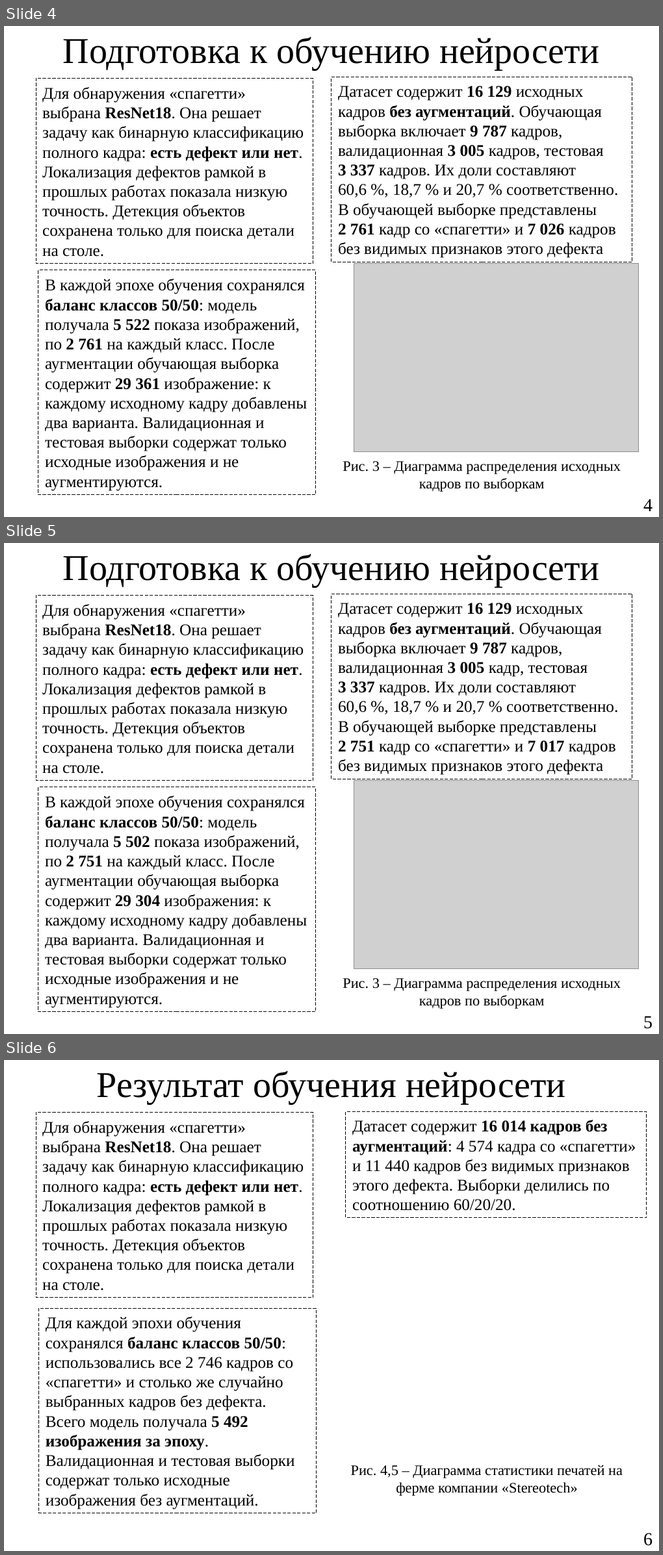
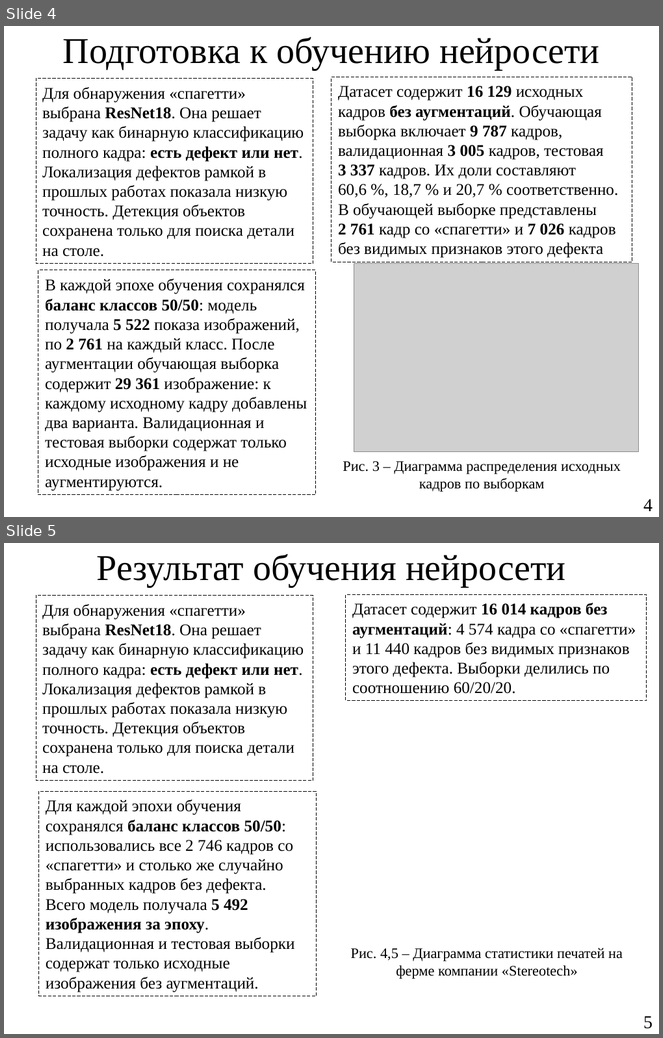
Before and after one commit to Yawllen/Nir2, a slide deck: presentation/NIR2_slide01_v2.pptx. Shown one above the other, each under a label of ours: slides 4, 5 and 6 before the commit, slides 4 and 5 after it. The pictures are 663x1555 and 663x1038 pixels, drawn with LibreOffice and Linux fonts; fonts in the diff are those of the drawing; grey boxes stand for pictures. Boxes give left, top, right and bottom in pixels: in the first picture for what was removed or moved away, otherwise in the second. Text is boxed around its words. In the diff, an @@ line names an element or a change of style, - is before the commit and + after.

```diff
--- a/presentation/NIR2_slide01_v2.pptx
+++ b/presentation/NIR2_slide01_v2.pptx
@@ slide 5 removed at [4,543,659,1034], background #FFFFFF @@
@@ title removed at [63,554,600,587] @@
-Подготовка к обучению нейросети
@@ rectangle removed at [36,596,313,781] @@
-Для обнаружения «спагетти» выбрана ResNet18. Она решает задачу как бинарную классификацию полного кадра: есть дефект или нет. Локализация дефектов рамкой в прошлых работах показала низкую точность. Детекция объектов сохранена только для поиска детали на столе.
@@ rectangle removed at [332,594,633,780] @@
-Датасет содержит 16 129 исходных кадров без аугментаций. Обучающая выборка включает 9 787 кадров, валидационная 3 005 кадр, тестовая 3 337 кадров. Их доли составляют 60,6 %, 18,7 % и 20,7 % соответственно. В обучающей выборке представлены 2 751 кадр со «спагетти» и 7 017 кадров без видимых признаков этого дефекта
@@ rectangle removed at [38,787,316,1012] @@
-В каждой эпохе обучения сохранялся баланс классов 50/50: модель получала 5 502 показа изображений, по 2 751 на каждый класс. После аугментации обучающая выборка содержит 29 304 изображения: к каждому исходному кадру добавлены два варианта. Валидационная и тестовая выборки содержат только исходные изображения и не аугментируются.
@@ picture removed at [354,781,639,969] @@
@@ text removed at [343,979,621,1009] @@
-Рис. 3 – Диаграмма распределения исходных кадров по выборкам
@@ page number removed at [644,1016,653,1029] @@
-5
@@ what was slide 6 is now slide 5 @@
@@ page number at [644,1016,653,1029]: text changed @@
-6
+5
```
Also in this commit, not shown: 1 slide changed, 3 other files.
